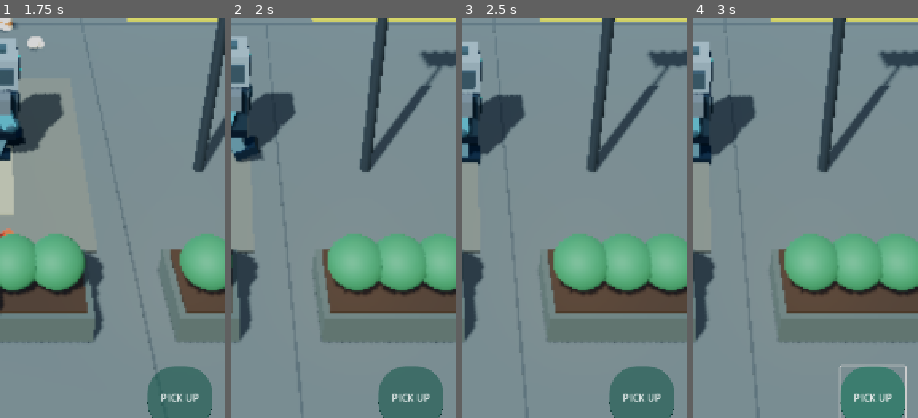
Above: before the commit, frames 1-4 (left to right).
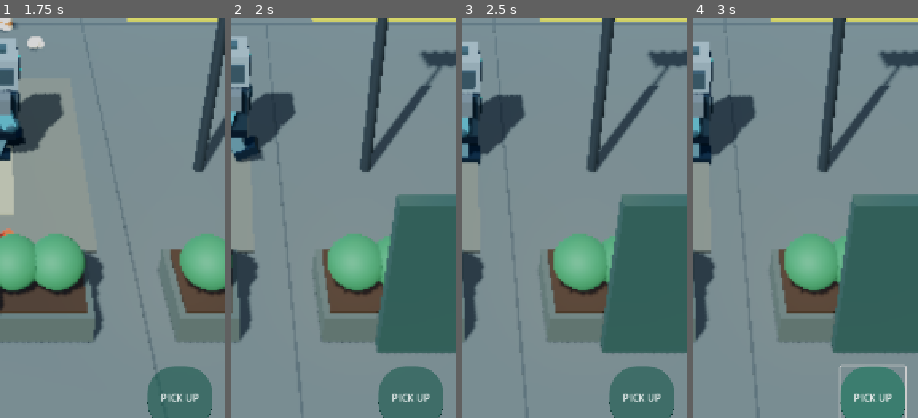
Above: after the commit, the same moments.

Repository: zekainstabot/trash-empire
Game: Godot game, scene res://Scenes/Main.tscn
Two runs of this game, one before a commit and one after it. Both use one fixed random seed, a clock stepped at 60 frames per second and the inputs below.
Inputs (mouse positions are % of the whole screen's width and height, from its top left):
- Up to frame 1 (1.75 s): click "▶ PLAY" at 0.5 s; move the mouse to (72, 45) at 1.27 s; hold D (move_right) from 1.28 s (still down); click (72, 45) at 1.42 s
- Up to frame 2 (2 s): keep holding D (move_right)
- Up to frame 3 (2.5 s): release D (move_right) at 2 s; drag from (30, 55) to (45, 70) at 2.02 s
- Up to frame 4 (3 s): click "PICK UP" at 2.75 s
The pictures show only the part of the screen within x 50-100%, y 45-95%; the shares and areas given below are measured in that part.

Frame 1 is identical in both runs. In frame 2, 12% of the frame differs, in the area x 64-100%, y 44-84%; in frame 3, 14%, in the area x 60-100%, y 44-84%; in frame 4, 14%.

Commit message:
Restore CITY CENTER information sign

Diff:
--- a/Scripts/main.gd
+++ b/Scripts/main.gd
@@ -843,6 +843,10 @@
 	# Marked pedestrian crossing and a small information board.
 	for i in range(5):
 		_box("PedestrianCrossingStripe", Vector3(-8.0, 0.055, -1.0 + float(i) * 0.72), Vector3(4.5, 0.035, 0.32), Color(0.82, 0.84, 0.78), false)
+	# City-center information sign behind the factory-side planter.
+	_box("DistrictInfoBoard", Vector3(5.8, 1.25, 11.2), Vector3(1.5, 2.5, 0.18), Color(0.18, 0.28, 0.25), true)
+	_box("DistrictInfoHeader", Vector3(5.8, 2.05, 11.09), Vector3(1.32, 0.34, 0.035), Color(0.25, 0.52, 0.39), false)
+	_label_3d("CITY\nCENTER", Vector3(5.8, 1.25, 11.05), 0.24)
 	# Extra warm lighting around the starting area.
 	_make_lamp(Vector3(5.5, 0, 7.5))
 	_make_lamp(Vector3(-5.0, 0, 13.0))
